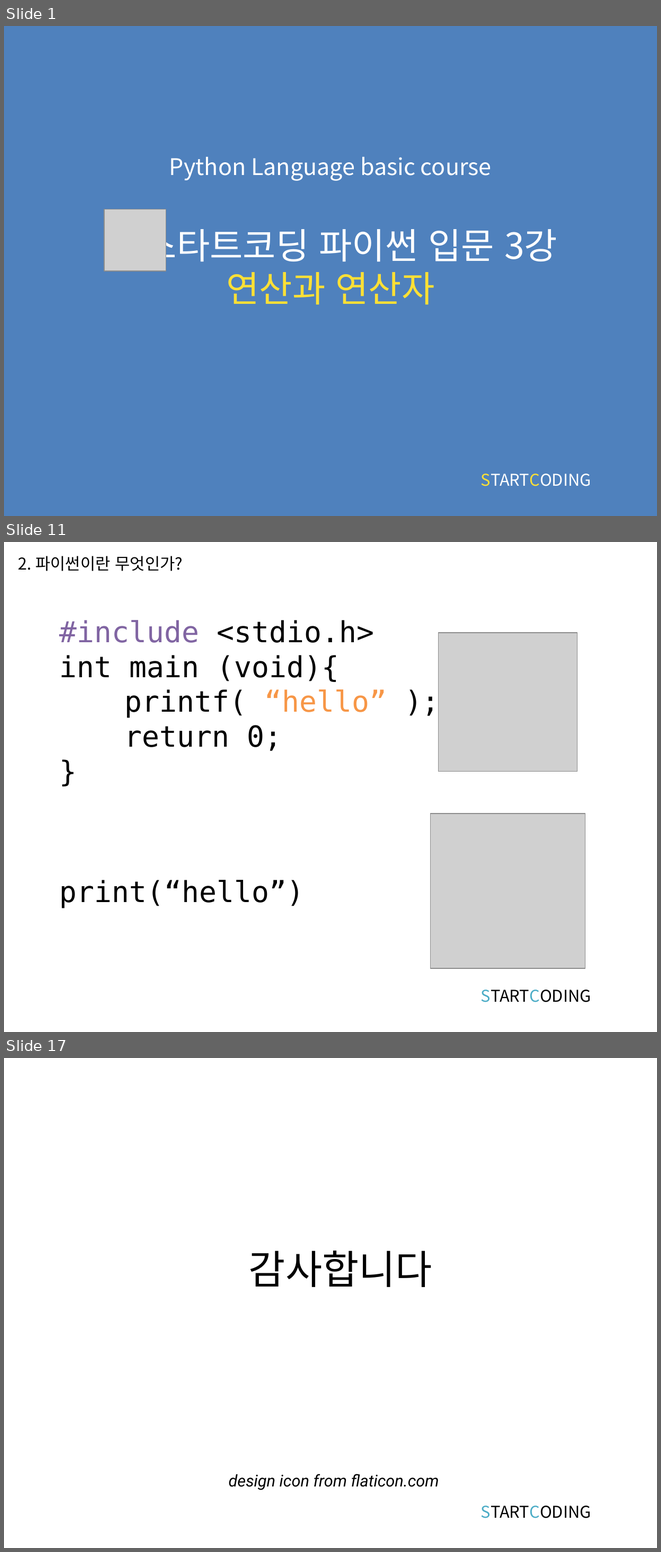
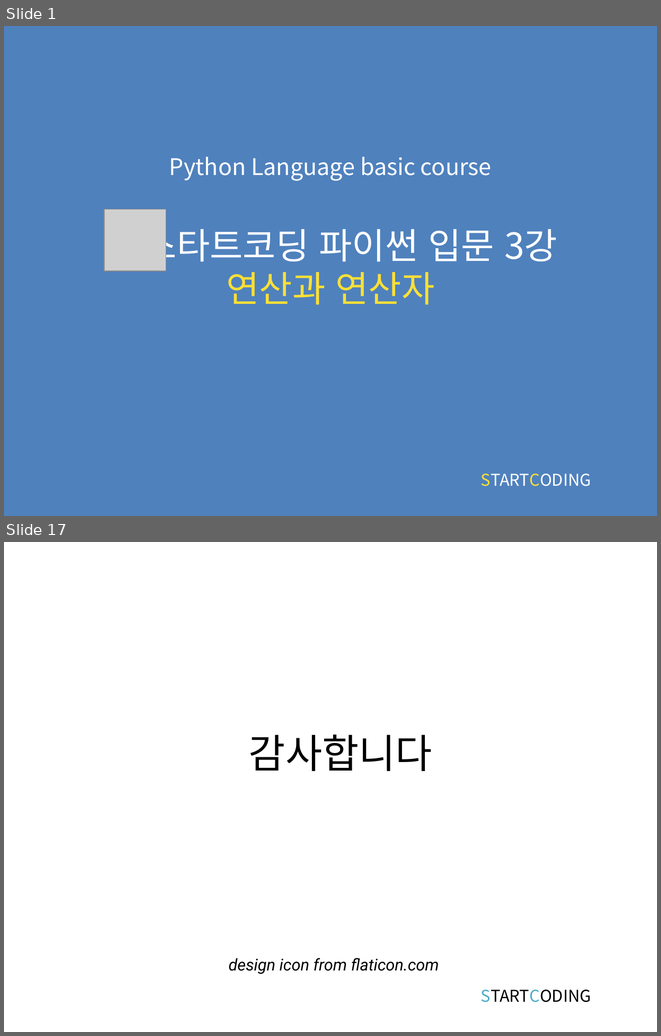
Before and after one commit to kwonkijun/python, a slide deck: 파이썬기초(PPT)/파이썬 기초 3강_연산과 연산자.pptx. Shown one above the other, each under a label of ours: slides 1, 11 and 17 before the commit, slides 1 and 17 after it; the slides between them are not shown. The pictures are 661x1552 and 661x1036 pixels, drawn with LibreOffice and Linux fonts; fonts in the diff are those of the drawing; grey boxes stand for pictures. Boxes give left, top, right and bottom in pixels: in the first picture for what was removed or moved away, otherwise in the second. Text is boxed around its words. In the diff, an @@ line names an element or a change of style, - is before the commit and + after.

```diff
--- a/파이썬기초(PPT)/파이썬 기초 3강_연산과 연산자.pptx
+++ b/파이썬기초(PPT)/파이썬 기초 3강_연산과 연산자.pptx
@@ slide 11 removed at bbox=[4, 542, 657, 1032], background #FFFFFF @@
@@ text removed at bbox=[18, 556, 183, 571] @@
-2. 파이썬이란 무엇인가?
@@ title removed at bbox=[60, 620, 387, 751] @@
-#include <stdio.h>
-int main (void){
-printf( “hello” );
-return 0;
-}
@@ picture removed at bbox=[438, 633, 577, 772] @@
@@ picture removed at bbox=[430, 814, 585, 968] @@
@@ text removed at bbox=[60, 880, 305, 908] @@
-print(“hello”)
@@ text removed at bbox=[481, 989, 591, 1002] @@
-STARTCODING
```
Also in this commit, not shown: 2 slides changed, 13 slides added, 12 other slides removed, 6 other files.
